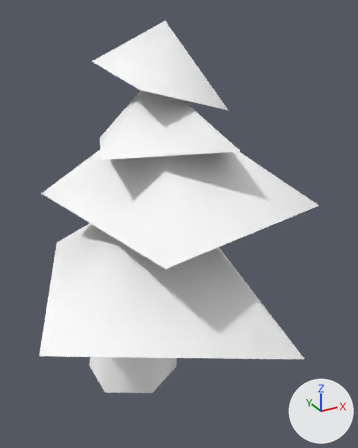
The glTF model spikes/godot-gdext/assets/models/lordaerontree.glb, before and after one commit.
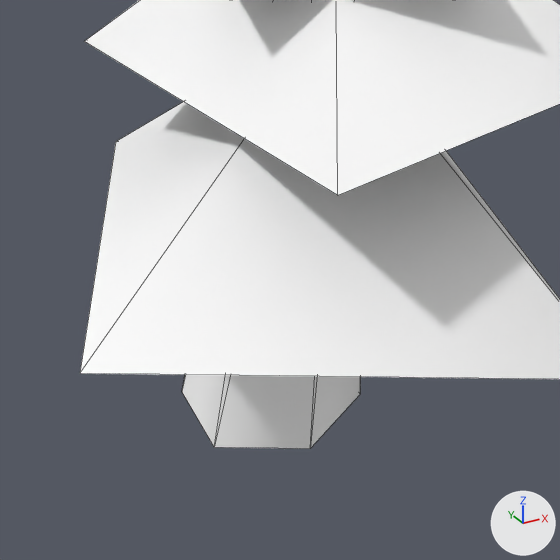
Old and new are each drawn whole from a 50 mm lens placed at (-129.0, -317.0, 282.0), pointed at (30.0, -29.0, 138.0) and again close up on the part from 0% to 77% of the width and 39% to 100% of the height. Arrows for +X, +Y and +Z are at lower right; the lights stay in place. The first two pictures are the older version. The close-ups show mesh edges as thin lines. Vertices at exactly the same position are counted once.
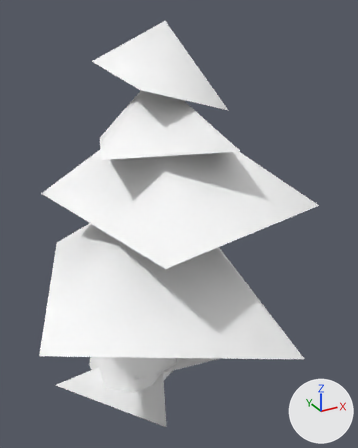
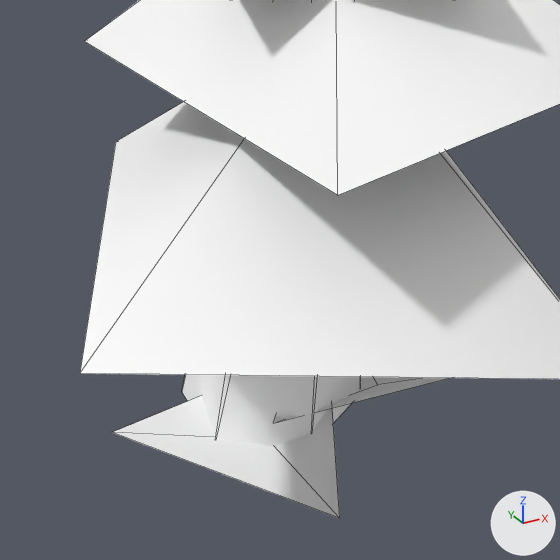
Pixel boxes (x1, y1, x2, y2) of what changed, in the close-ups (560 x 560 px):
'Mesh_0', reshaped: before (80, 0, 560, 449); after (80, 0, 560, 518)
part 1 of me_mesh_0, added: after (112, 377, 449, 518)

Diff of the bpy script that builds the scene:
```diff
--- a/spikes/godot-gdext/assets/models/lordaerontree.glb.py
+++ b/spikes/godot-gdext/assets/models/lordaerontree.glb.py
@@ me_mesh_0 @@
 # used by ob_mesh_0; location = (0.0, 0.0, 0.0)
-me_mesh_0.from_pydata(...)  # 32 vertices, 28 faces; spans x -90.0..119.0, y -139.0..97.0, z 1.0..274.0
+me_mesh_0.from_pydata(...)  # 56 vertices, 53 faces; spans x -90.0..119.0, y -139.0..97.0, z 0.0..274.0
+# me_mesh_0 part 1
+# 24 vertices are added at x -67.0..79.0, y -84.0..57.0, z 0.0..20.0
+# 25 new faces join them
 me_mesh_0.materials.append(mat_material_0)
```
